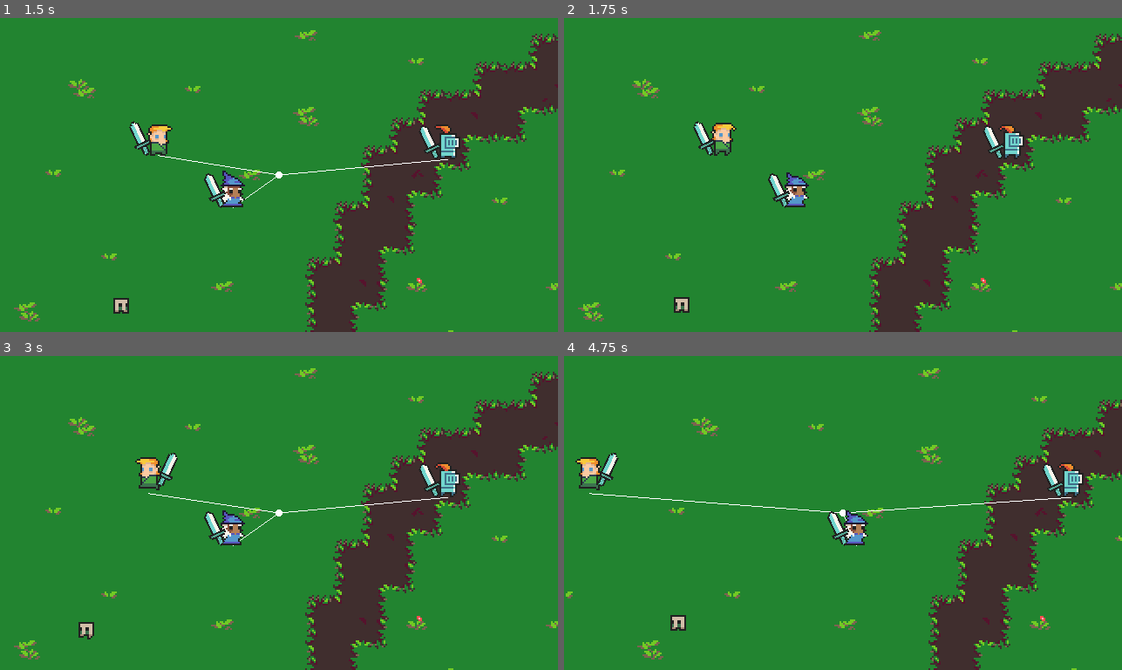
Above: before the commit, frames 1-4 (two rows, left to right).
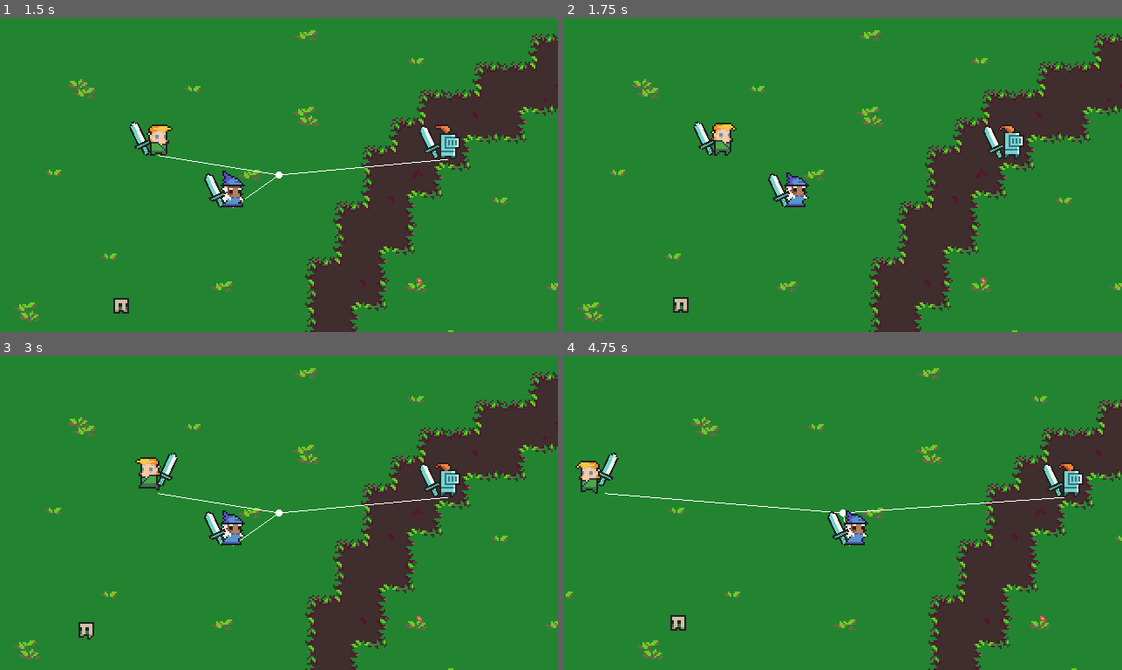
Above: after the commit, the same moments.

Repository: OpenGamedevCommunity/LastPotato
Game: Godot game, scene res://screens/title/TitleScreen.tscn
Same seed, same stepped clock (60 frames per second), same inputs: the game is played once before the commit and once after it.
Inputs (mouse positions are in pixels of both pictures, inside the frame that each line leads up to):
- Up to frame 1 (1.5 s): click "New Game" at 0.5 s; tap Enter (ui_accept) at 1.25 s; move the mouse to (251, 237) at 1.27 s; click (251, 237) at 1.42 s
- Up to frame 2 (1.75 s): tap Enter (ui_accept) at 1.52 s
- Up to frame 3 (3 s): move the mouse to (446, 560) at 2.02 s; tap Enter (ui_accept) at 2.27 s; move the mouse to (111, 465) at 2.77 s; hold A (left_p1) from 2.78 s (still down)
- Up to frame 4 (4.75 s): keep holding A (left_p1); move the mouse to (870, 513) at 3.52 s; click (870, 513) at 3.67 s; tap Enter (ui_accept) at 3.77, 4.52 s; move the mouse to (759, 434) at 4.27 s

Frame 1 is identical in both runs. In frame 2, less than 0.1% of the frame differs, in the area x 19-23%, y 88-94%; in frame 3, less than 0.1%; in frame 4, 0.5%, in the area x 2-91%, y 32-61%.

Commit message:
move to process

Diff:
--- a/objects/Camera.gd
+++ b/objects/Camera.gd
@@ -1,11 +1,12 @@
 extends Camera2D
 
 export (Resource) var followList
+export (float) var lerpSpeed: = 8.0
 
 onready var pos: = global_position
 #Camera needs to be calculated on the same thread as the player movement
 #otherwise player sprite is unstable
-func _physics_process(delta:float)->void:
+func _process(delta:float)->void:
 	if followList.list.empty():
 		return
 
@@ -14,9 +15,11 @@
 		middle += t.global_position
 	middle = middle / followList.list.size()
 
-	pos = pos.linear_interpolate(middle, 8.0*delta)
+	pos = pos.linear_interpolate(middle, lerpSpeed*delta)
 	global_position = pos.round()
 
+	if !draw:
+		update()
 
 
 
@@ -27,8 +30,6 @@
 # VISUALIZATION
 
 var draw: = false
-func _process(_delta:float)->void:
-	update()
 
 func _draw()->void:
 	if !draw:
--- a/utility/statemachine/StateMachine.gd
+++ b/utility/statemachine/StateMachine.gd
@@ -14,6 +14,7 @@
 
 func _process(delta:float)->void:
 	currentState.process(delta)
+	currentState.physics(delta)
 
 func _physics_process(delta:float)->void:
 	currentState.physics(delta)
@@ -23,7 +24,7 @@
 
 func start(stateName:String, data:Dictionary = {})->void:
 	set_process(true)
-	set_physics_process(true)
+	#set_physics_process(true)
 	set_process_unhandled_input(inputProcess)
 	if !stateList.has(stateName):
 		return
